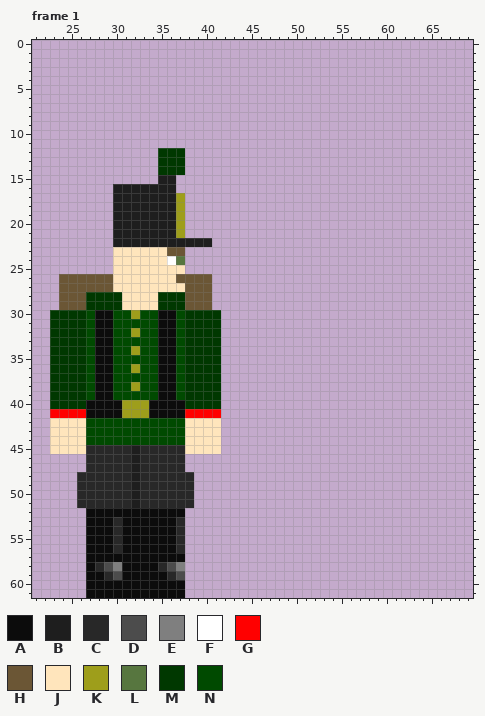
Pixel-art file: Assets/Images/Units/Germany/DeutscherJaegers/SummerDress/UnitSpriteEast.aseprite. Above, as it was before the edit.
70x62 pixels, 7 frames. Colours within 5 levels of each other are drawn and written as one. Shown: frame 1: x 21..69, y 0..61. The commit also changed other frames, which this record leaves out.
Visible layers, top first: "Head", "Arms", "Torso", "Legs", "Knapsack".
Palette (. is transparent): A #0c0c0c  B #1e1e1e  C #282828  D #4c4c4c  E #7f7f7f  F #ffffff  G #ff0000  H #6b5635  J #ffe5bc  K #9e9e1b  L #57763f  M #003800  N #004a00
Pixels before, frame 1, first column x 23:
12 ............MMM....
13 ............MMM....
14 ............MMM....
15 ............BB.....
16 .......BBBBBBB.....
17 .......BBBBBBBK....
18 .......BBBBBBBK....
19 .......BBBBBBBK....
20 .......BBBBBBBK....
21 .......BBBBBBBK....
22 .......BBBBBBBBBBB.
23 .......JJJJJJHH....
24 .......JJJJJJFL....
25 .......JJJJJJJJ....
26 .HHHHHHJJJJJJJHHHH.
27 .HHHHHHJJJJJJJJHHH.
28 .HHHMMMMJJJJMMMHHH.
29 .HHHMMMMJJJJMMMHHH.
30 MMMMNAANNKNNAANMMMM
31 MMMMNAANNNNNAANMMMM
32 MMMMNAANNKNNAANMMMM
33 MMMMNAANNNNNAANMMMM
34 MMMMNAANNKNNAANMMMM
35 MMMMNAANNNNNAANMMMM
36 MMMMNAANNKNNAANMMMM
37 MMMMNAANNNNNAANMMMM
38 MMMMNAANNKNNAANMMMM
39 MMMMNAANNNNNAANMMMM
40 MMMMAAAAKKKAAAAMMMM
41 GGGGAAAAKKKAAAAGGGG
42 JJJJNNNNNNNNNNNJJJJ
43 JJJJNNNNNNNNNNNJJJJ
44 JJJJNNNNNNNNNNNJJJJ
45 JJJJCCCCCBCCCCCJJJJ
46 ....CCCCCBCCCCC....
47 ....CCCCCBCCCCC....
48 ...CCCCCCBCCCCCC...
49 ...CCCCCCBCCCCCC...
50 ...CCCCCCBCCCCCC...
51 ...CCCCCCBCCCCCC...
52 ....AAAAAAAAAAA....
53 ....AAACAAAAAAC....
54 ....AAACAAAAAAC....
55 ....AAACAAAAAAC....
56 ....AAACAAAAAAC....
57 ....AAAAAAAAAAA....
58 ....ACDEAAAACDE....
59 ....AACDAAAAACD....
60 ....AAAAAAAAAAA....
61 ....AAAAAAAAAAA....
Once edited:
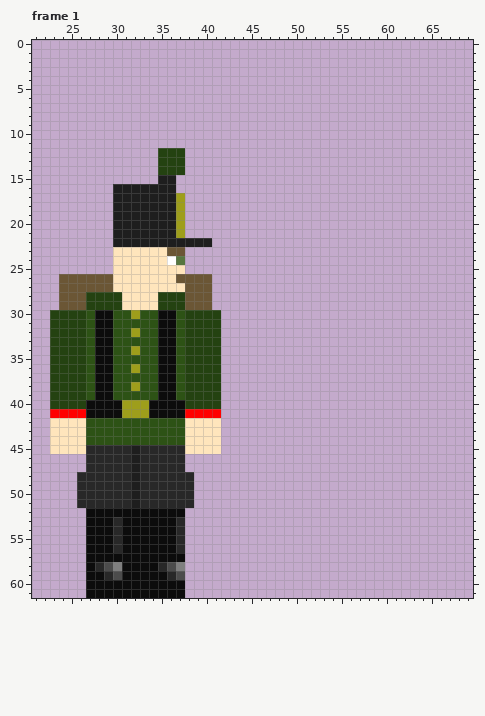
From old to new:
Colour M changes from #003800 to #244211.
Colour N changes from #004a00 to #2d5215.
